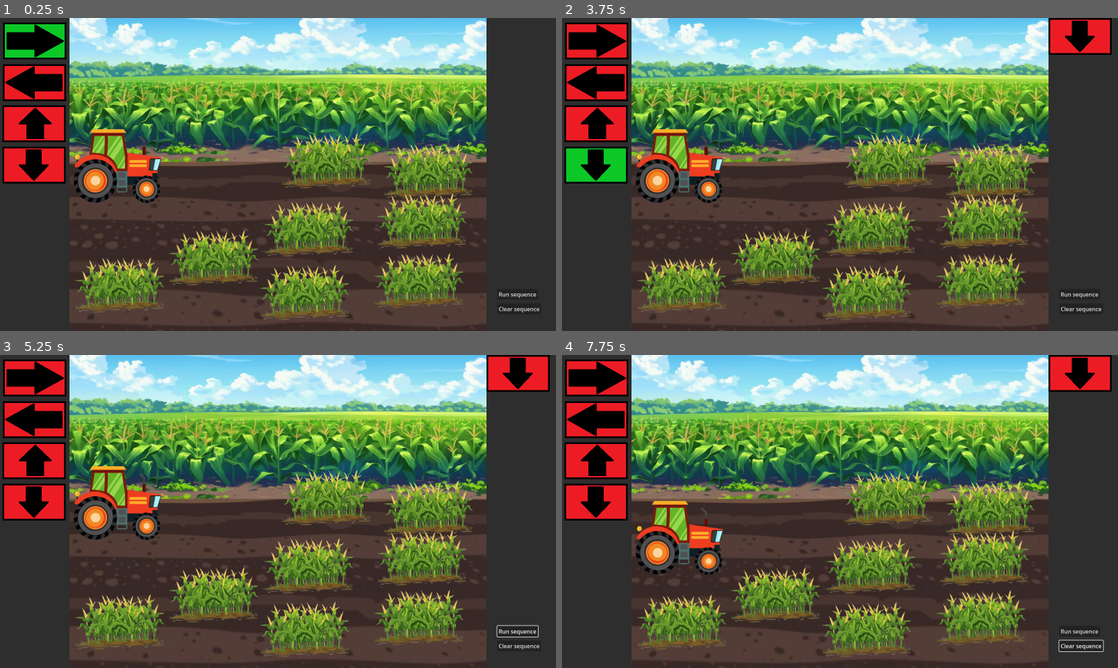
Above: before the commit, frames 1-4 (two rows, left to right).
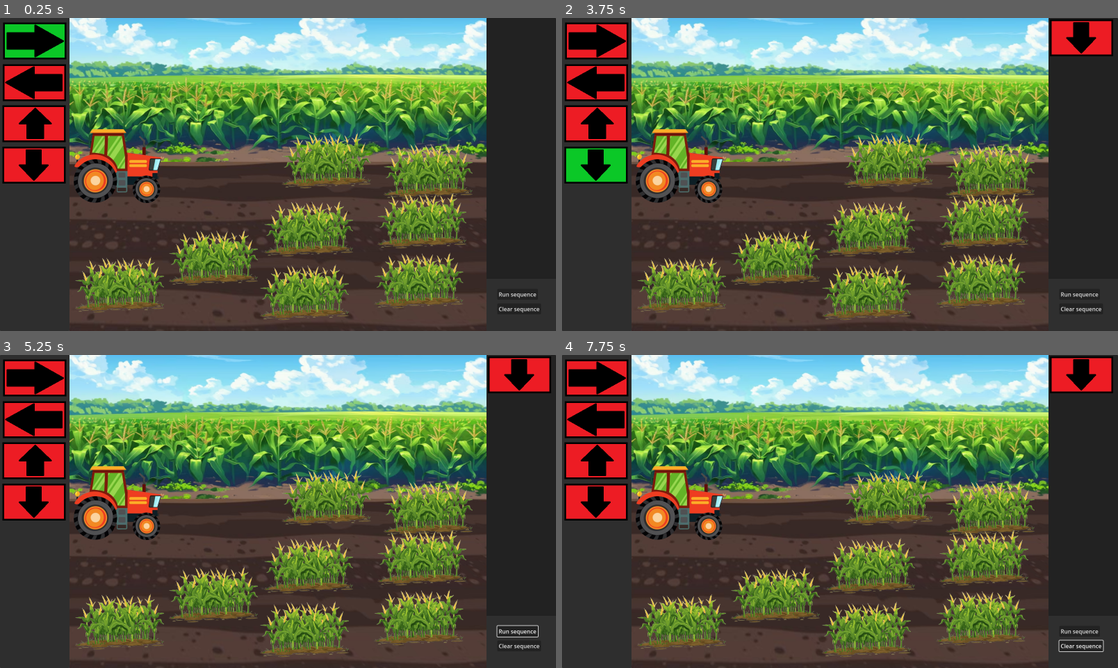
Above: after the commit, the same moments.

Repository: HumaidEbrahim/Arcademia
Game: Godot game, scene res://Levels/lvl1/FarmTractor/FarmTractor.tscn
Same seed, same stepped clock (60 frames per second), same inputs: the game is played once before the commit and once after it. This scene is started directly instead of the project's main scene.
Inputs:
- Up to frame 1 (0.25 s): no input
- Up to frame 2 (3.75 s): hold Right (move_right) 0.53-1.28 s; tap one key every 0.75 s from 0.6 s: A (btn_1) S (btn_2) D (btn_3) F (btn_4) A (btn_1); hold Down (move_down) 1.28-2.03 s; hold Right (move_right) 2.03-2.78 s; hold Up (move_up) 2.78-3.53 s; hold Left (move_left) from 3.53 s (still down)
- Up to frame 3 (5.25 s): tap S (btn_2) at 4.35 s; release Left (move_left) at 5.03 s; hold Down (move_down) from 5.03 s (still down); tap D (btn_3) at 5.1 s
- Up to frame 4 (7.75 s): release Down (move_down) at 5.78 s; hold Right (move_right) 5.78-6.53 s; tap F (btn_4) at 5.85 s; hold Up (move_up) 6.53-7.28 s; tap A (btn_1) at 6.6 s; hold Right (move_right) from 7.28 s (still down); tap S (btn_2) at 7.35 s

The runs differ from the first frame. In frame 2, 0.5% of the frame differs, in the area x 87-100%, y 0-13%; in frame 3, 0.5%; in frame 4, 4.4%, in the area x 13-100%, y 0-71%.
Error after the commit: Attempt to call function 'get_children' in base 'null instance' on a null instance. (res://ui/blocks/scripts/main_ui.gd:102)

Commit message:
Added scroll functionality
Changes to scriptPanel:
- Added scroll panel.
- Re-ordered script panel to still show run / clear buttons

Diff:
--- a/ui/blocks/scenes/main_ui.tscn
+++ b/ui/blocks/scenes/main_ui.tscn
@@ -12,6 +12,9 @@
 [ext_resource type="Texture2D" uid="uid://c4y5m20oneyqr" path="res://assets/JuaneBtns/Down_Press.png" id="10_r40k7"]
 [ext_resource type="Texture2D" uid="uid://cppd6bamyv27c" path="res://assets/JuaneBtns/Down_Focus.png" id="11_rdbyt"]
 [ext_resource type="PackedScene" uid="uid://dakwsq3euxbda" path="res://ui/blocks/scenes/player.tscn" id="12_pbjw5"]
+
+[sub_resource type="StyleBoxFlat" id="StyleBoxFlat_pbjw5"]
+bg_color = Color(0.18359044, 0.18359047, 0.18359032, 1)
 
 [node name="MainUI" type="Control"]
 layout_mode = 3
@@ -123,10 +126,26 @@
 layout_mode = 2
 size_flags_vertical = 0
 
-[node name="VBoxContainer" type="VBoxContainer" parent="HBoxContainer/ScriptPanel"]
+[node name="ScriptsHousing" type="PanelContainer" parent="HBoxContainer/ScriptPanel"]
 layout_mode = 2
 
+[node name="ScrollContainer" type="ScrollContainer" parent="HBoxContainer/ScriptPanel/ScriptsHousing"]
+layout_mode = 2
+follow_focus = true
+draw_focus_border = true
+horizontal_scroll_mode = 0
+
+[node name="VBoxContainer" type="VBoxContainer" parent="HBoxContainer/ScriptPanel/ScriptsHousing/ScrollContainer"]
+layout_mode = 2
+
+[node name="ExecutionPanel" type="PanelContainer" parent="HBoxContainer/ScriptPanel"]
+custom_minimum_size = Vector2(200, 150)
+layout_mode = 2
+size_flags_vertical = 8
+theme_override_styles/panel = SubResource("StyleBoxFlat_pbjw5")
+
 [node name="RunClear" type="Control" parent="HBoxContainer/ScriptPanel"]
+z_index = 1
 layout_mode = 2
 
 [node name="Run" type="Button" parent="HBoxContainer/ScriptPanel/RunClear"]
--- a/ui/blocks/scripts/main_ui.gd
+++ b/ui/blocks/scripts/main_ui.gd
@@ -15,9 +15,11 @@
 # Called every frame. 'delta' is the elapsed time since the previous frame.
 func _process(delta: float) -> void:
 
-	var scriptQuePanel = $HBoxContainer/ScriptPanel/VBoxContainer
+	var scriptQuePanel = $HBoxContainer/ScriptPanel/ScriptsHousing/ScrollContainer/VBoxContainer
 	var functionsPanel = $HBoxContainer/FunctionPanel/VBoxContainer
 	var runClearBtns = $HBoxContainer/ScriptPanel/RunClear
+
+	setScrollContainerSize(750)
 
 	# Handle movement ONLY when in move mode
 	if is_in_move_mode:
@@ -169,3 +171,7 @@
 		var new_focus_index = min(index, child_count - 1)
 		var next_item = parent_container.get_child(new_focus_index)
 		next_item.grab_focus()
+
+func setScrollContainerSize(sizetoSort: int) -> void:
+	var scrollContainer = $HBoxContainer/ScriptPanel/ScriptsHousing/ScrollContainer
+	scrollContainer.size.y = sizetoSort
Not shown: 1 places in ui/blocks/scenes/main_ui.tscn that only renumber resources
